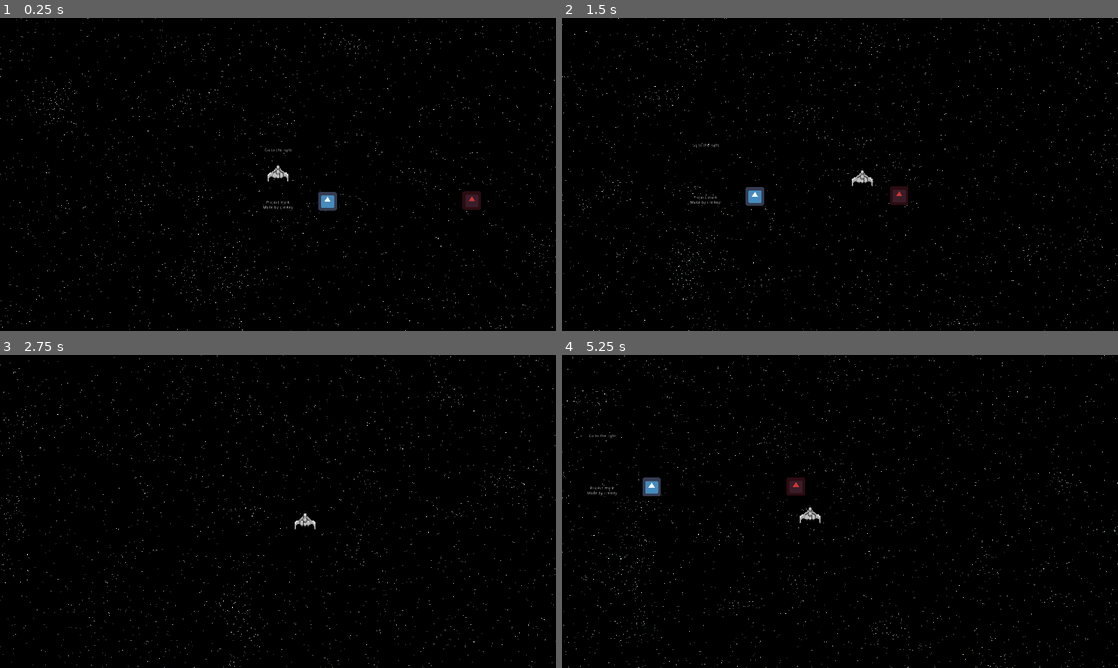
Above: before the commit, frames 1-4 (two rows, left to right).
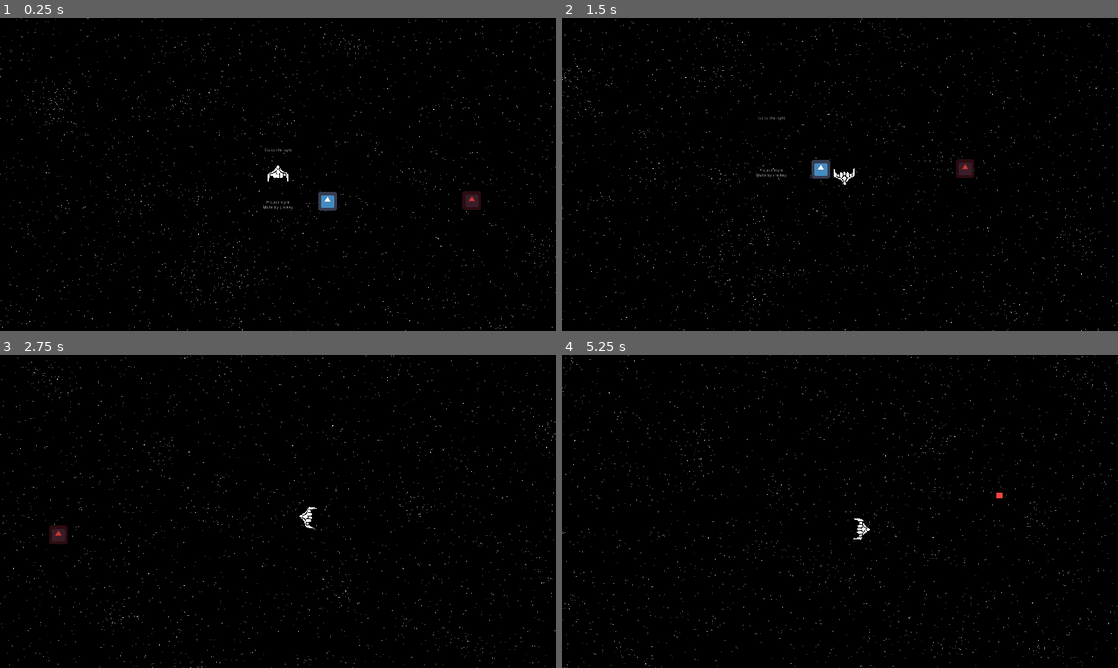
Above: after the commit, the same moments.

Repository: lajollagamesclub/project-mark
Game: Godot game, scene res://Main.tscn
Two runs of this game, one before a commit and one after it. Both use one fixed random seed, a clock stepped at 60 frames per second and the inputs below. The engine's default icon, where the game draws it, is replaced by a stand-in: a white triangle on a blue panel in a dark square.
Inputs:
- Up to frame 1 (0.25 s): no input
- Up to frame 2 (1.5 s): tap Enter at 0.5 s; hold D (g_right) 0.53-1.28 s; hold S (g_down) from 1.28 s (still down)
- Up to frame 3 (2.75 s): release S (g_down) at 2.03 s; hold D (g_right) from 2.03 s (still down)
- Up to frame 4 (5.25 s): release D (g_right) at 2.78 s; hold W (g_up) 2.78-3.53 s; hold A (g_left) 3.53-5.03 s; hold S (g_down) from 5.03 s (still down)

The runs differ from the first frame. In frame 1, 0.1% of the frame differs, in the area x 48-52%, y 46-53%; in frame 2, 2.3%, in the area x 0-100%, y 0-100%; in frame 3, 1.6%; in frame 4, 1.9%.

Commit message:
Implement bad movement controls

Diff:
--- a/src/PlayerTurning.gd
+++ b/src/PlayerTurning.gd
@@ -5,8 +5,16 @@
 export var move_decelleration = 80.0
 export var maximum_velocity = 1200.0
 
+export var rotational_acceleration = 1200.0
+export var rotational_switching_acceleration = 5000.0
+export var rotational_decelleration = 1500.0
+export var maximum_rotational_velocity = 900.0
+
 var acceleration: Vector2 = Vector2()
 var velocity: Vector2 = Vector2()
+
+var rotational_accel: float = 0.0
+var rotational_vel: float = 0.0
 
 func _physics_process(delta):
 	var horizontal: int = int(Input.is_action_pressed("g_right")) - int(Input.is_action_pressed("g_left"))
@@ -17,20 +25,29 @@
 		velocity.x = 0.0
 	if abs(velocity.y) < move_decelleration*delta:
 		velocity.y = 0.0
-	acceleration.x = calculate_acceleration(horizontal, delta, velocity.x)
-	acceleration.y = calculate_acceleration(vertical, delta, velocity.y)
+	if abs(rotational_vel) < rotational_decelleration*delta:
+		rotational_vel = 0.0
+	acceleration.x = calculate_acceleration(horizontal, delta, velocity.x, move_decelleration, move_acceleration, switching_acceleration)
+	rotational_accel = calculate_acceleration(horizontal, delta, rotational_vel, rotational_decelleration, rotational_acceleration, rotational_switching_acceleration)
+	print(rotational_accel)
+	acceleration.y = calculate_acceleration(vertical, delta, velocity.y, move_decelleration, move_acceleration, switching_acceleration)
 
-	velocity += acceleration*delta
+	rotational_vel += rotational_accel*delta
+	velocity += acceleration.rotated(rotation)*delta
+
 	velocity.x = clamp(velocity.x, -maximum_velocity, maximum_velocity)
 	velocity.y = clamp(velocity.y, -maximum_velocity, maximum_velocity)
+	rotational_vel = clamp(rotational_vel, -maximum_rotational_velocity, maximum_rotational_velocity)
+
 	velocity = move_and_slide(velocity)
+	rotation += deg2rad(rotational_vel)*delta
 #	if get_nu
 
-func calculate_acceleration(input: int, delta: float, velocity: float) -> float:
+func calculate_acceleration(input: int, delta: float, velocity: float, decelleration: float, acceleration: float, switching_acceleration: float) -> float:
 	if input == 0:
-		return -sign(velocity)*move_decelleration
+		return -sign(velocity)*decelleration
 	else:
-		if sign(input) != sign(velocity):
+		if sign(input) != int(sign(velocity)):
 			return float(input)*switching_acceleration
 		else:
-			return float(input)*move_acceleration
+			return float(input)*acceleration
Binary file changed: src/spaceship.png
